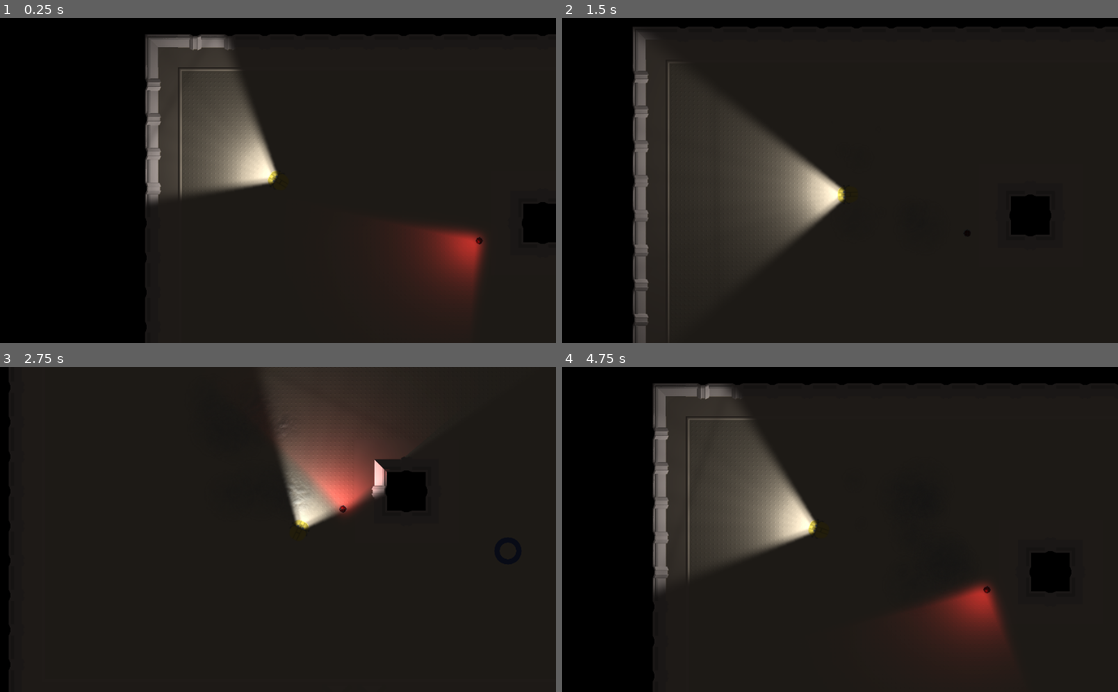
Above: before the commit, frames 1-4 (two rows, left to right).
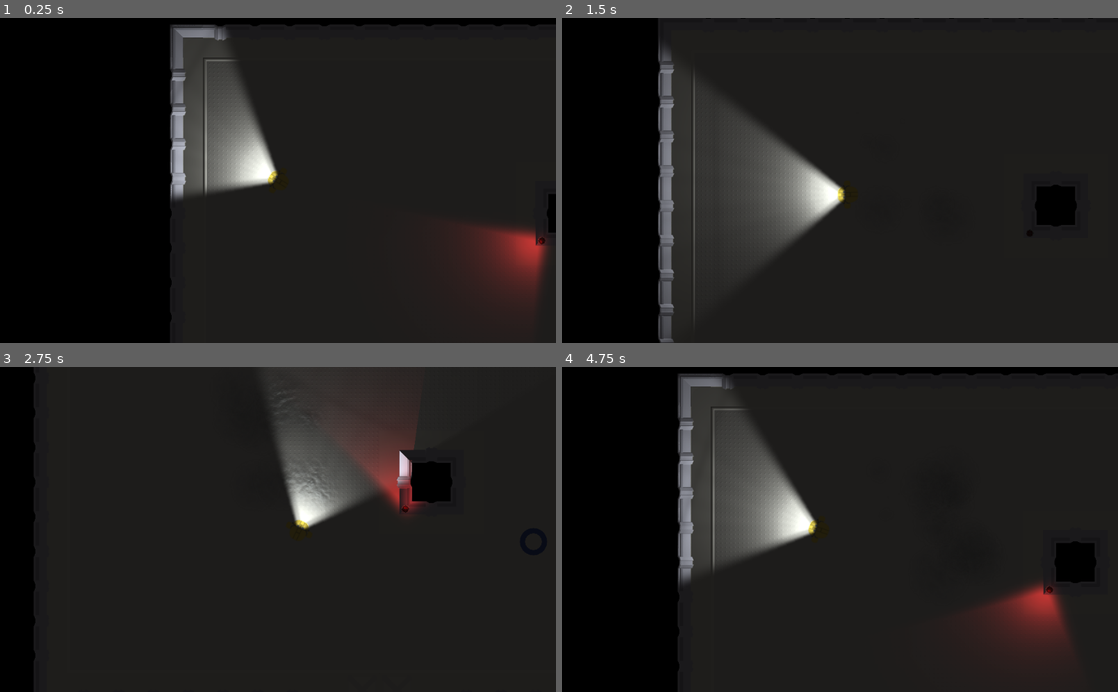
Above: after the commit, the same moments.

Repository: Henelik/robobill
Game: Godot game, scene res://scenes/light test.tscn
Two runs of this game, one before a commit and one after it. Both use one fixed random seed, a clock stepped at 60 frames per second and the inputs below.
Inputs (mouse positions are in pixels of both pictures, inside the frame that each line leads up to):
- Up to frame 1 (0.25 s): no input
- Up to frame 2 (1.5 s): move the mouse to (962, 164) at 0.52 s; hold D (right) 0.53-1.28 s; move the mouse to (728, 196) at 1.27 s; hold S (down) from 1.28 s (still down)
- Up to frame 3 (2.75 s): move the mouse to (333, 458) at 2.02 s; release S (down) at 2.03 s; hold D (right) from 2.03 s (still down)
- Up to frame 4 (4.75 s): move the mouse to (812, 594) at 2.77 s; release D (right) at 2.78 s; hold W (up) 2.78-3.53 s; move the mouse to (1006, 578) at 3.52 s; hold A (left) from 3.53 s (still down); move the mouse to (673, 480) at 4.27 s

The runs differ from the first frame. In frame 1, 13% of the frame differs, in the area x 26-100%, y 1-100%; in frame 2, 10%; in frame 3, 8.5%; in frame 4, 13%, in the area x 16-100%, y 1-100%.

Commit message:
Updated player

Diff:
--- /dev/null
+++ b/images/environ/mars_interior/mars_walls.tres
@@ -0,0 +1,3 @@
+[gd_resource type="TileSet" format=2]
+
+[resource]
--- a/images/environ/mars_interior/panel_ground.tres
+++ b/images/environ/mars_interior/panel_ground.tres
@@ -15,76 +15,76 @@
 [sub_resource type="ConvexPolygonShape2D" id=2]
 points = PoolVector2Array( 40, 40, 64, 40, 64, 64, 40, 64 )
 
+[sub_resource type="OccluderPolygon2D" id=3]
+polygon = PoolVector2Array( 64, 0, 64, 4, 4, 4, 4, 64, 0, 64, 0, 0 )
+
+[sub_resource type="ConvexPolygonShape2D" id=4]
+points = PoolVector2Array( 0, 0, 64, 0, 64, 24, 24, 24, 24, 64, 0, 64 )
+
+[sub_resource type="OccluderPolygon2D" id=5]
+polygon = PoolVector2Array( 0, 4, 60, 4, 60, 64, 64, 64, 64, 0, 0, 0 )
+
+[sub_resource type="ConvexPolygonShape2D" id=6]
+points = PoolVector2Array( 64, 0, 64, 64, 40, 64, 40, 24, 0, 24, 0, 0 )
+
+[sub_resource type="OccluderPolygon2D" id=7]
+polygon = PoolVector2Array( 60, 0, 60, 60, 0, 60, 0, 64, 64, 64, 64, 0 )
+
+[sub_resource type="ConvexPolygonShape2D" id=8]
+points = PoolVector2Array( 40, 0, 64, 0, 64, 64, 0, 64, 0, 40, 40, 40 )
+
+[sub_resource type="OccluderPolygon2D" id=9]
+polygon = PoolVector2Array( 4, 0, 4, 60, 64, 60, 64, 64, 0, 64, 0, 0 )
+
+[sub_resource type="ConvexPolygonShape2D" id=10]
+points = PoolVector2Array( 0, 0, 24, 0, 24, 40, 64, 40, 64, 64, 0, 64 )
+
+[sub_resource type="OccluderPolygon2D" id=11]
+polygon = PoolVector2Array( 26.7019, 56.6889, 35.7721, 56.6889, 41.5863, 59.4797, 63.9128, 59.7123, 63.6802, 64.1311, -0.0433884, 64.1311, 0.189186, 59.7123, 22.5157, 59.7123 )
+
+[sub_resource type="ConvexPolygonShape2D" id=12]
+points = PoolVector2Array( 0, 40, 16, 40, 24, 32, 40, 32, 48, 40, 64, 40, 64, 64, 0, 64 )
+
+[sub_resource type="OccluderPolygon2D" id=13]
+polygon = PoolVector2Array( -0.319763, 59.7704, 3.16876, 60.003, 3.16876, 63.9566, 0, 64 )
+
+[sub_resource type="ConvexPolygonShape2D" id=14]
+points = PoolVector2Array( 0, 40, 24, 40, 24, 64, 0, 64 )
+
+[sub_resource type="OccluderPolygon2D" id=15]
+polygon = PoolVector2Array( 59.7704, 0.392677, 59.7704, 22.9518, 56.747, 28.5334, 56.747, 35.9756, 59.7704, 40.6269, 59.7704, 63.6512, 63.7241, 63.8837, 64.1892, 0.16011 )
+
+[sub_resource type="ConcavePolygonShape2D" id=16]
+segments = PoolVector2Array( 64, 64, 40, 64, 40, 64, 40, 48, 40, 48, 32, 40, 32, 40, 32, 24, 32, 24, 40, 16, 40, 16, 40, 0, 40, 0, 64, 0, 64, 0, 64, 64 )
+
+[sub_resource type="OccluderPolygon2D" id=17]
+polygon = PoolVector2Array( 59.7704, 0.0433655, 64, 0, 64.1892, 3.29932, 59.7704, 3.29932 )
+
+[sub_resource type="ConvexPolygonShape2D" id=18]
+points = PoolVector2Array( 40, 0, 64, 0, 64, 24, 40, 24 )
+
+[sub_resource type="OccluderPolygon2D" id=19]
+polygon = PoolVector2Array( 0, 0, 64, 0, 64, 64, 0, 64 )
+
+[sub_resource type="ConvexPolygonShape2D" id=20]
+points = PoolVector2Array( 0, 0, 64, 0, 64, 64, 0, 64 )
+
+[sub_resource type="OccluderPolygon2D" id=21]
+polygon = PoolVector2Array( 6.19214, 27.3415, 5.95956, 35.7139, 3.40134, 41.9933, 3.40134, 63.8547, 0.145386, 63.8547, -0.0871887, 0.363609, 3.16876, 0.363609, 2.93619, 21.2947 )
+
+[sub_resource type="ConvexPolygonShape2D" id=22]
+points = PoolVector2Array( 0, 0, 24, 0, 24, 16, 32, 24, 32, 40, 24, 48, 24, 64, 0, 64 )
+
 [sub_resource type="OccluderPolygon2D" id=23]
-polygon = PoolVector2Array( 64, 0, 64, 4, 4, 4, 4, 64, 0, 64, 0, 0 )
-
-[sub_resource type="ConvexPolygonShape2D" id=3]
-points = PoolVector2Array( 0, 0, 64, 0, 64, 24, 24, 24, 24, 64, 0, 64 )
-
-[sub_resource type="OccluderPolygon2D" id=24]
-polygon = PoolVector2Array( 0, 4, 60, 4, 60, 64, 64, 64, 64, 0, 0, 0 )
-
-[sub_resource type="ConvexPolygonShape2D" id=4]
-points = PoolVector2Array( 64, 0, 64, 64, 40, 64, 40, 24, 0, 24, 0, 0 )
+polygon = PoolVector2Array( 0.189186, 0.116302, 63.6802, 0.116302, 63.9128, 2.90712, 41.3537, 3.13968, 36.0046, 6.16307, 27.3996, 6.39563, 22.5157, 3.13968, 0.189186, 3.13968 )
+
+[sub_resource type="ConcavePolygonShape2D" id=24]
+segments = PoolVector2Array( 0, 0, 64, 0, 64, 0, 64, 24, 64, 24, 48, 24, 48, 24, 40, 32, 40, 32, 24, 32, 24, 32, 16, 24, 16, 24, 0, 24, 0, 24, 0, 0 )
 
 [sub_resource type="OccluderPolygon2D" id=25]
-polygon = PoolVector2Array( 60, 0, 60, 60, 0, 60, 0, 64, 64, 64, 64, 0 )
-
-[sub_resource type="ConvexPolygonShape2D" id=5]
-points = PoolVector2Array( 40, 0, 64, 0, 64, 64, 0, 64, 0, 40, 40, 40 )
-
-[sub_resource type="OccluderPolygon2D" id=26]
-polygon = PoolVector2Array( 4, 0, 4, 60, 64, 60, 64, 64, 0, 64, 0, 0 )
-
-[sub_resource type="ConvexPolygonShape2D" id=6]
-points = PoolVector2Array( 0, 0, 24, 0, 24, 40, 64, 40, 64, 64, 0, 64 )
-
-[sub_resource type="OccluderPolygon2D" id=7]
-polygon = PoolVector2Array( 26.7019, 56.6889, 35.7721, 56.6889, 41.5863, 59.4797, 63.9128, 59.7123, 63.6802, 64.1311, -0.0433884, 64.1311, 0.189186, 59.7123, 22.5157, 59.7123 )
-
-[sub_resource type="ConvexPolygonShape2D" id=8]
-points = PoolVector2Array( 0, 40, 16, 40, 24, 32, 40, 32, 48, 40, 64, 40, 64, 64, 0, 64 )
-
-[sub_resource type="OccluderPolygon2D" id=9]
-polygon = PoolVector2Array( -0.319763, 59.7704, 3.16876, 60.003, 3.16876, 63.9566, 0, 64 )
-
-[sub_resource type="ConvexPolygonShape2D" id=10]
-points = PoolVector2Array( 0, 40, 24, 40, 24, 64, 0, 64 )
-
-[sub_resource type="OccluderPolygon2D" id=11]
-polygon = PoolVector2Array( 59.7704, 0.392677, 59.7704, 22.9518, 56.747, 28.5334, 56.747, 35.9756, 59.7704, 40.6269, 59.7704, 63.6512, 63.7241, 63.8837, 64.1892, 0.16011 )
-
-[sub_resource type="ConcavePolygonShape2D" id=12]
-segments = PoolVector2Array( 64, 64, 40, 64, 40, 64, 40, 48, 40, 48, 32, 40, 32, 40, 32, 24, 32, 24, 40, 16, 40, 16, 40, 0, 40, 0, 64, 0, 64, 0, 64, 64 )
-
-[sub_resource type="OccluderPolygon2D" id=13]
-polygon = PoolVector2Array( 59.7704, 0.0433655, 64, 0, 64.1892, 3.29932, 59.7704, 3.29932 )
-
-[sub_resource type="ConvexPolygonShape2D" id=14]
-points = PoolVector2Array( 40, 0, 64, 0, 64, 24, 40, 24 )
-
-[sub_resource type="OccluderPolygon2D" id=15]
-polygon = PoolVector2Array( 0, 0, 64, 0, 64, 64, 0, 64 )
-
-[sub_resource type="ConvexPolygonShape2D" id=16]
-points = PoolVector2Array( 0, 0, 64, 0, 64, 64, 0, 64 )
-
-[sub_resource type="OccluderPolygon2D" id=17]
-polygon = PoolVector2Array( 6.19214, 27.3415, 5.95956, 35.7139, 3.40134, 41.9933, 3.40134, 63.8547, 0.145386, 63.8547, -0.0871887, 0.363609, 3.16876, 0.363609, 2.93619, 21.2947 )
-
-[sub_resource type="ConvexPolygonShape2D" id=18]
-points = PoolVector2Array( 0, 0, 24, 0, 24, 16, 32, 24, 32, 40, 24, 48, 24, 64, 0, 64 )
-
-[sub_resource type="OccluderPolygon2D" id=19]
-polygon = PoolVector2Array( 0.189186, 0.116302, 63.6802, 0.116302, 63.9128, 2.90712, 41.3537, 3.13968, 36.0046, 6.16307, 27.3996, 6.39563, 22.5157, 3.13968, 0.189186, 3.13968 )
-
-[sub_resource type="ConcavePolygonShape2D" id=20]
-segments = PoolVector2Array( 0, 0, 64, 0, 64, 0, 64, 24, 64, 24, 48, 24, 48, 24, 40, 32, 40, 32, 24, 32, 24, 32, 16, 24, 16, 24, 0, 24, 0, 24, 0, 0 )
-
-[sub_resource type="OccluderPolygon2D" id=21]
 polygon = PoolVector2Array( 0, 0, 3.63388, 0.0433655, 3.63388, 3.29932, 0.145386, 3.29932 )
 
-[sub_resource type="ConvexPolygonShape2D" id=22]
+[sub_resource type="ConvexPolygonShape2D" id=26]
 points = PoolVector2Array( 0, 0, 24, 0, 24, 24, 0, 24 )
 
 [resource]
--- a/project.godot
+++ b/project.godot
@@ -45,6 +45,11 @@
 , Object(InputEventKey,"resource_local_to_scene":false,"resource_name":"","device":0,"alt":false,"shift":false,"control":false,"meta":false,"command":false,"pressed":false,"scancode":16777234,"unicode":0,"echo":false,"script":null)
  ]
 }
+light={
+"deadzone": 0.5,
+"events": [ Object(InputEventKey,"resource_local_to_scene":false,"resource_name":"","device":0,"alt":false,"shift":false,"control":false,"meta":false,"command":false,"pressed":false,"scancode":81,"unicode":0,"echo":false,"script":null)
+ ]
+}
 
 [rendering]
 
--- /dev/null
+++ b/scenes/Player.tscn
@@ -0,0 +1,41 @@
+[gd_scene load_steps=6 format=2]
+
+[ext_resource path="res://scripts/Player.gd" type="Script" id=1]
+[ext_resource path="res://images/player/bill_body_col.png" type="Texture" id=2]
+[ext_resource path="res://images/player/bill_body_nor.png" type="Texture" id=3]
+[ext_resource path="res://images/headlight.png" type="Texture" id=4]
+
+[sub_resource type="CircleShape2D" id=1]
+radius = 20.3674
+
+[node name="Player" type="KinematicBody2D"]
+editor/display_folded = true
+position = Vector2( 184.361, 209.785 )
+script = ExtResource( 1 )
+body_path = NodePath("Body")
+
+[node name="Camera2D" type="Camera2D" parent="."]
+current = true
+process_mode = 0
+smoothing_enabled = true
+drag_margin_left = 0.0
+drag_margin_top = 0.0
+drag_margin_right = 0.0
+drag_margin_bottom = 0.0
+
+[node name="CollisionShape2D" type="CollisionShape2D" parent="."]
+shape = SubResource( 1 )
+
+[node name="Body" type="Sprite" parent="."]
+editor/display_folded = true
+texture = ExtResource( 2 )
+normal_map = ExtResource( 3 )
+
+[node name="Light2D" type="Light2D" parent="Body"]
+texture = ExtResource( 4 )
+color = Color( 0.933333, 0.992157, 1, 1 )
+energy = 1.5
+range_height = 50.0
+shadow_enabled = true
+shadow_filter = 3
+shadow_filter_smooth = 7.0
--- a/scenes/light test.tscn
+++ b/scenes/light test.tscn
@@ -1,20 +1,14 @@
-[gd_scene load_steps=13 format=2]
+[gd_scene load_steps=9 format=2]
 
 [ext_resource path="res://images/torus_col.png" type="Texture" id=1]
 [ext_resource path="res://images/torus_nor.png" type="Texture" id=2]
 [ext_resource path="res://images/environ/mars_interior/panel_ground.tres" type="TileSet" id=3]
-[ext_resource path="res://scripts/Player.gd" type="Script" id=4]
-[ext_resource path="res://images/player/bill_body_col.png" type="Texture" id=5]
-[ext_resource path="res://images/player/bill_body_nor.png" type="Texture" id=6]
-[ext_resource path="res://images/headlight.png" type="Texture" id=7]
-[ext_resource path="res://scenes/environment/Alarm Light.tscn" type="PackedScene" id=8]
-[ext_resource path="res://images/particles/smoke/smoke_sheet_a.png" type="Texture" id=9]
-[ext_resource path="res://images/particles/smoke/smoke_sheet_nor.png" type="Texture" id=10]
+[ext_resource path="res://scenes/Player.tscn" type="PackedScene" id=4]
+[ext_resource path="res://scenes/environment/Alarm Light.tscn" type="PackedScene" id=5]
+[ext_resource path="res://images/particles/smoke/smoke_sheet_a.png" type="Texture" id=6]
+[ext_resource path="res://images/particles/smoke/smoke_sheet_nor.png" type="Texture" id=7]
 
-[sub_resource type="CircleShape2D" id=1]
-radius = 20.3674
-
-[sub_resource type="CanvasItemMaterial" id=2]
+[sub_resource type="CanvasItemMaterial" id=1]
 particles_animation = true
 particles_anim_h_frames = 8
 particles_anim_v_frames = 8
@@ -30,61 +24,36 @@
 normal_map = ExtResource( 2 )
 
 [node name="TileMap" type="TileMap" parent="."]
-modulate = Color( 1, 0.882353, 0.768627, 1 )
+modulate = Color( 1, 0.956863, 0.913725, 1 )
 position = Vector2( 0, 1 )
 z_index = -10
 tile_set = ExtResource( 3 )
 format = 1
 tile_data = PoolIntArray( -1, 10, 0, -65536, 8, 0, -65535, 8, 0, -65534, 8, 0, -65533, 8, 0, -65532, 8, 0, -65531, 8, 0 …(5186 unchanged characters)…
 
-[node name="Player" type="KinematicBody2D" parent="."]
-position = Vector2( 184.361, 209.785 )
-script = ExtResource( 4 )
-body_path = NodePath("Body")
+[node name="Player" parent="." instance=ExtResource( 4 )]
+position = Vector2( 137.824, 227.513 )
 
-[node name="Camera2D" type="Camera2D" parent="Player"]
-current = true
-process_mode = 0
-smoothing_enabled = true
-drag_margin_left = 0.0
-drag_margin_top = 0.0
-drag_margin_right = 0.0
-drag_margin_bottom = 0.0
-
-[node name="CollisionShape2D" type="CollisionShape2D" parent="Player"]
-shape = SubResource( 1 )
-
-[node name="Body" type="Sprite" parent="Player"]
-editor/display_folded = true
-texture = ExtResource( 5 )
-normal_map = ExtResource( 6 )
-
-[node name="Light2D" type="Light2D" parent="Player/Body"]
-texture = ExtResource( 7 )
-color = Color( 0.933333, 0.992157, 1, 1 )
-energy = 1.5
-range_height = 50.0
-shadow_enabled = true
-shadow_filter = 3
-shadow_filter_smooth = 7.0
-
-[node name="Alarm Light" parent="." instance=ExtResource( 8 )]
+[node name="Alarm Light" parent="." instance=ExtResource( 5 )]
+position = Vector2( 623.727, 338.976 )
 
 [node name="CPUParticles2D" type="CPUParticles2D" parent="."]
 modulate = Color( 1, 1, 1, 0.54902 )
-material = SubResource( 2 )
+material = SubResource( 1 )
 position = Vector2( 396.124, 216.087 )
 amount = 20
 lifetime = 4.0
 local_coords = false
-texture = ExtResource( 9 )
-normalmap = ExtResource( 10 )
+texture = ExtResource( 6 )
+normalmap = ExtResource( 7 )
 emission_shape = 2
 emission_rect_extents = Vector2( 100, 100 )
 gravity = Vector2( 0, 0 )
 initial_velocity = 10.0
 initial_velocity_random = 0.5
 damping = 5.0
+angle = 360.0
+angle_random = 1.0
 color = Color( 0.517647, 0.517647, 0.517647, 0.843137 )
 anim_speed = 1.0
 anim_speed_random = 0.1
--- a/scripts/Player.gd
+++ b/scripts/Player.gd
@@ -2,13 +2,17 @@
 
 export (int) var speed = 200
 export (NodePath) var body_path
+export (NodePath) var light_path
 var body
+var light
 
 var velocity = Vector2()
 var mouse_pos
 
 func _ready():
 	body = get_node(body_path)
+	light = get_node(light_path)
+
 
 func get_input():
 	velocity = Vector2()
Not shown: 12 places in images/environ/mars_interior/panel_ground.tres that only renumber resources
Binary file changed: images/player/bill_body_col.png
Binary file changed: images/player/bill_body_nor.png
